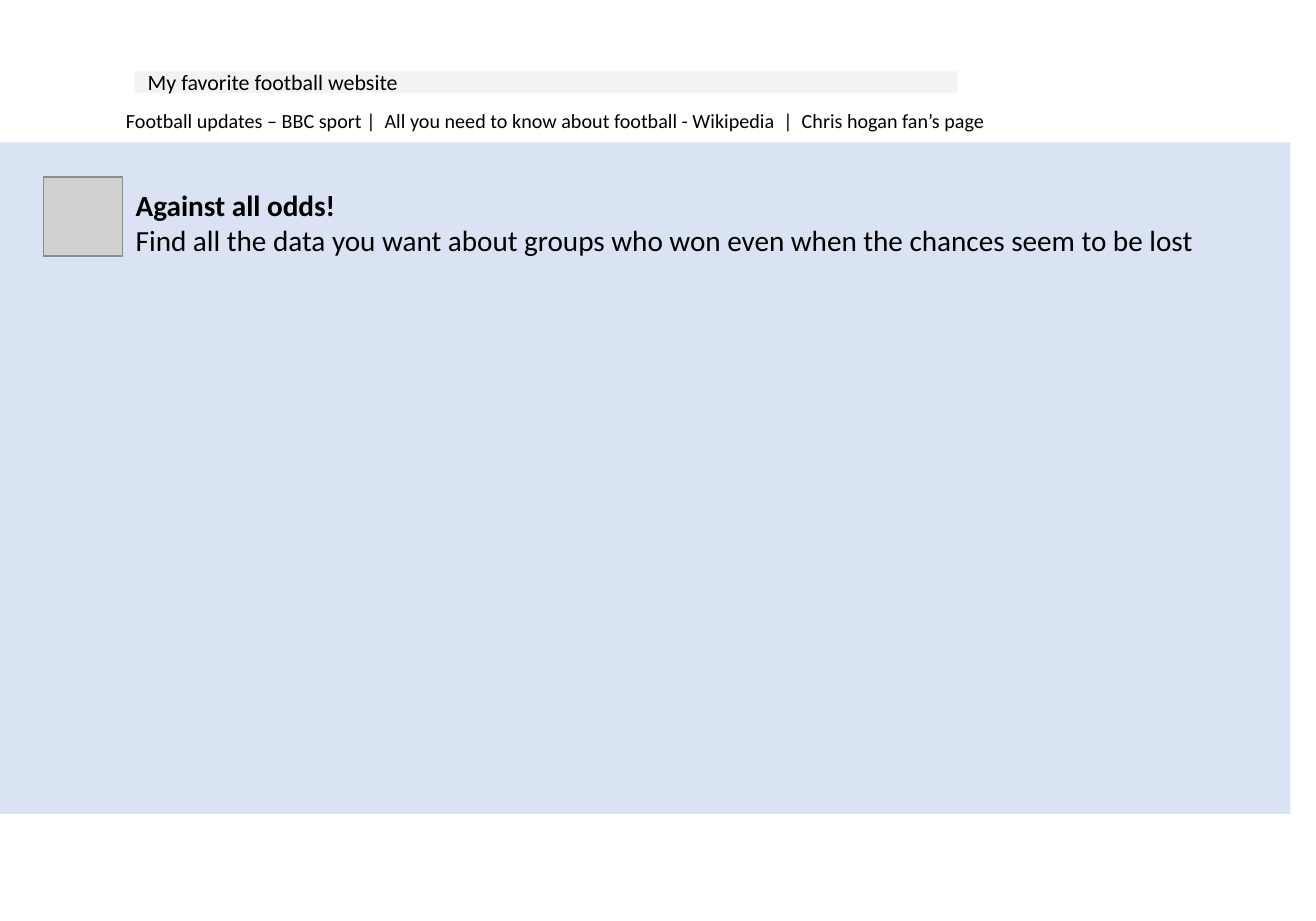
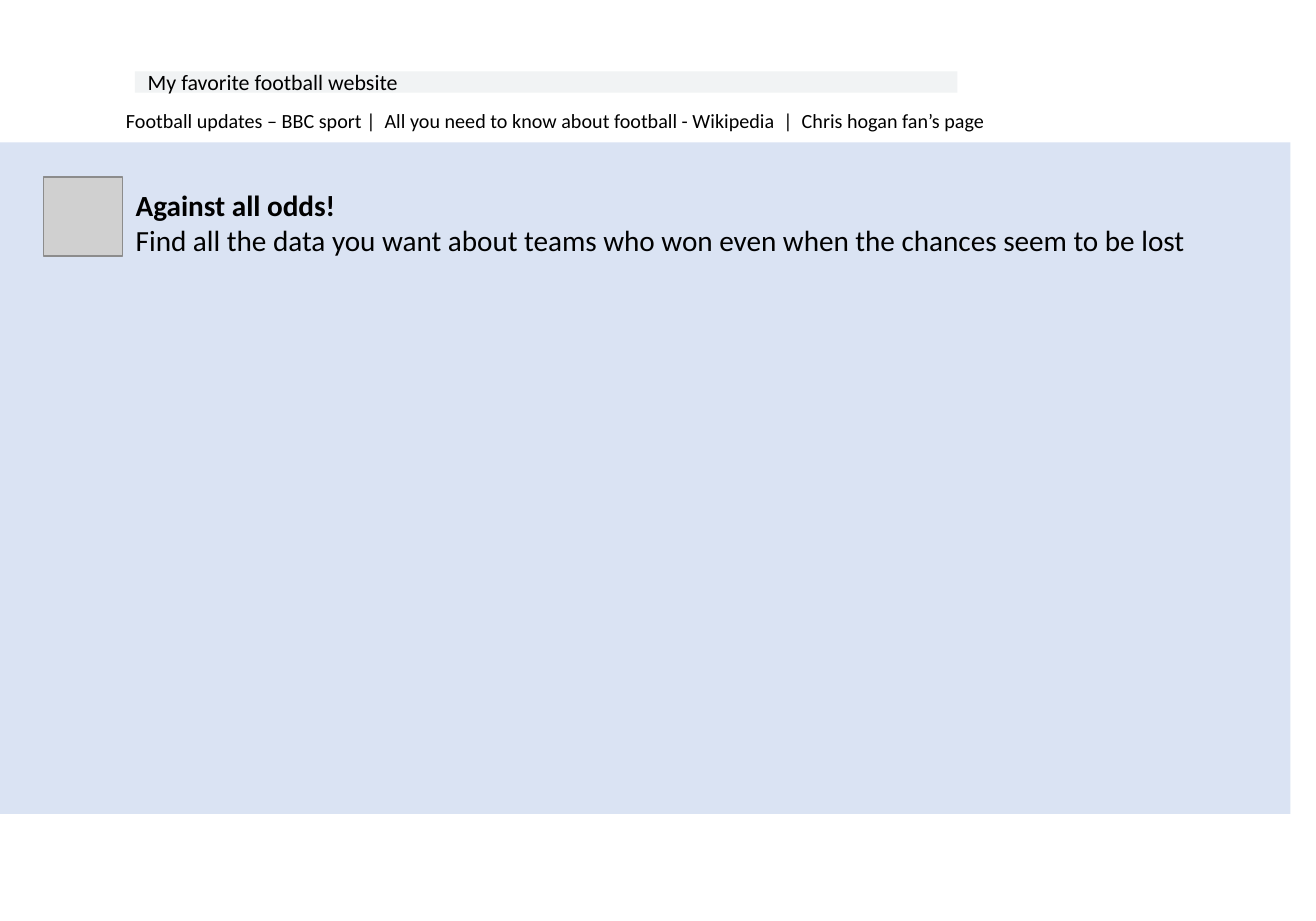
Before and after one commit to lironcohen8/DBS_NFL_Project, a slide deck: slide 2 of DOCUMENTATION/change_name_later_on.pptx. Drawn at 1316x921 pixels with LibreOffice and Linux fonts; fonts in the diff are those of the drawing; grey boxes stand for pictures; background and template pictures are left out. Boxes give left, top, right and bottom in pixels: in the first picture for what was removed or moved away, otherwise in the second. Text is boxed around its words. In the diff, an @@ line names an element or a change of style, - is before the commit and + after.

```diff
--- a/DOCUMENTATION/change_name_later_on.pptx
+++ b/DOCUMENTATION/change_name_later_on.pptx
@@ text at <box>136,230,1184,256</box>: text changed @@
-Find all the data you want about groups who won even when the chances seem to be lost
+Find all the data you want about teams who won even when the chances seem to be lost
```
Also in this commit, not shown: 5 other slides changed.
